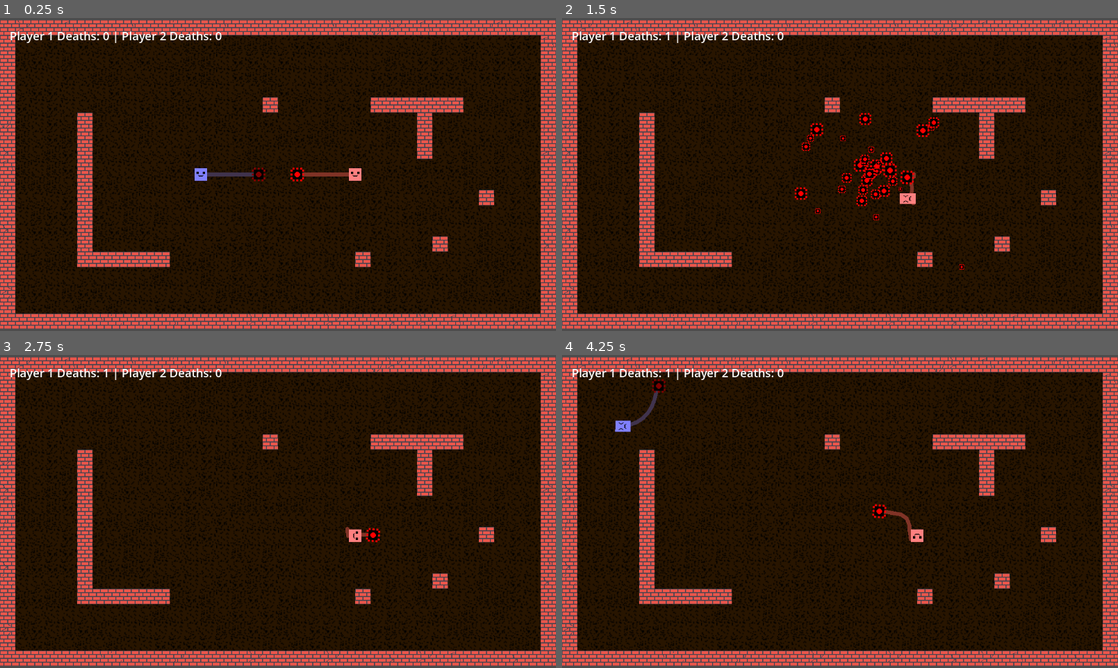
Above: before the commit, frames 1-4 (two rows, left to right).
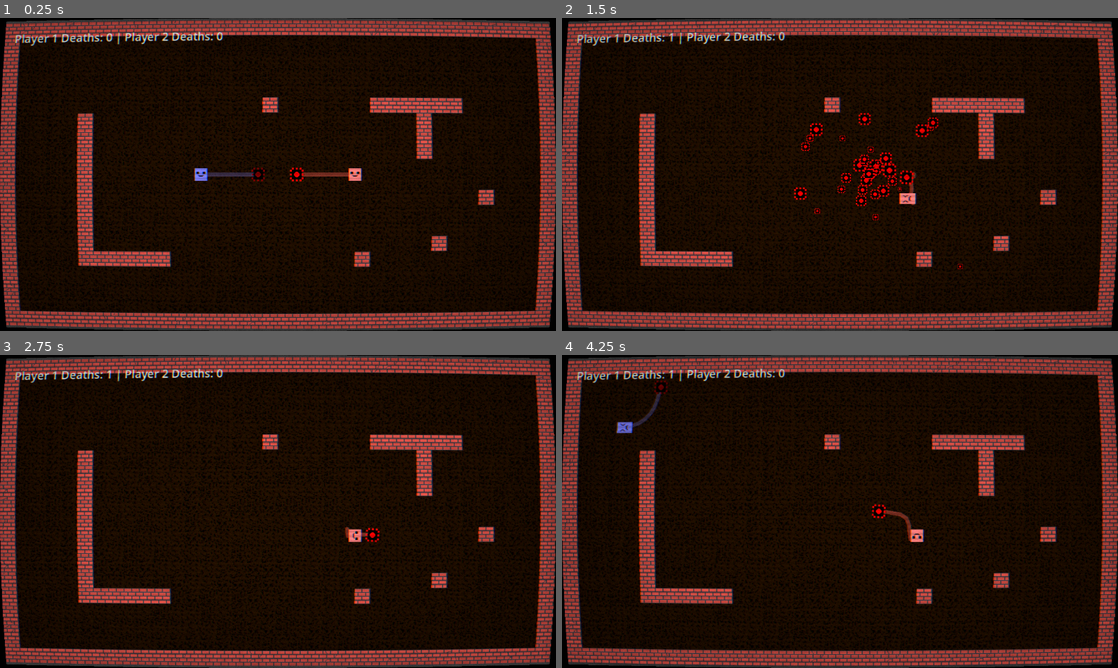
Above: after the commit, the same moments.

Repository: ThatOtherAndrew/DaydreamWales
Game: Godot game, scene res://scenes/BrickLevel.tscn
Two runs of this game, one before a commit and one after it. Both use one fixed random seed, a clock stepped at 60 frames per second and the inputs below.
Inputs:
- Up to frame 1 (0.25 s): no input
- Up to frame 2 (1.5 s): tap Enter at 0.5 s; hold D (move_right) 0.53-1.28 s; tap Down (p2_move_down) at 0.6 s; hold S (move_down) from 1.28 s (still down); tap Left (p2_move_left) at 1.35 s
- Up to frame 3 (2.75 s): release S (move_down) at 2.03 s; hold D (move_right) from 2.03 s (still down); tap Right (p2_move_right) at 2.1 s
- Up to frame 4 (4.25 s): release D (move_right) at 2.78 s; hold W (move_up) 2.78-3.53 s; tap Up (p2_move_up) at 2.85 s; hold A (move_left) from 3.53 s (still down); tap Down (p2_move_down) at 3.6 s

The runs differ from the first frame. In frame 1, 24% of the frame differs, in the area x 0-100%, y 0-100%; in frame 2, 25%; in frame 3, 24%; in frame 4, 25%.

Commit message:
add CRT effect

Diff:
--- a/scenes/BrickLevel.tscn
+++ b/scenes/BrickLevel.tscn
@@ -1,12 +1,35 @@
-[gd_scene load_steps=10 format=4 uid="uid://b1ocdrh0q4pff"]
+[gd_scene load_steps=13 format=4 uid="uid://b1ocdrh0q4pff"]
 
 [ext_resource type="PackedScene" uid="uid://b4j8y0x1k2m3n" path="res://scenes/Player.tscn" id="1_5u0me"]
+[ext_resource type="Shader" uid="uid://blkivxt5v7rnd" path="res://shaders/crt_monitor.gdshader" id="1_775by"]
 [ext_resource type="Script" uid="uid://cibyo4pseh1eb" path="res://scripts/Player2.gd" id="2_6c1f5"]
 [ext_resource type="TileSet" uid="uid://caq3sykwes14g" path="res://assets/BrickWallTileSet.tres" id="3_o1aly"]
 [ext_resource type="Script" uid="uid://dwhvhvavofqgh" path="res://scripts/GameManager.gd" id="4_game"]
 [ext_resource type="Texture2D" uid="uid://tm7emq0vd78u" path="res://assets/dirt.png" id="4_miqmb"]
 [ext_resource type="AudioStream" uid="uid://byxrw164nep28" path="res://audio/soundtrack.ogg" id="5_o1aly"]
 [ext_resource type="Script" uid="uid://dtvkr0p7v4gbo" path="res://scripts/SoundtrackPlayer.gd" id="6_sound"]
+[ext_resource type="Script" uid="uid://dokrr23wayrvv" path="res://scripts/CRTOverlay.gd" id="7_crt"]
+
+[sub_resource type="ShaderMaterial" id="ShaderMaterial_4cebe"]
+shader = ExtResource("1_775by")
+shader_parameter/curvature_x = 0.025
+shader_parameter/curvature_y = 0.025
+shader_parameter/scanline_intensity = 0.15
+shader_parameter/scanline_frequency = 400.0
+shader_parameter/scanline_speed = 2.0
+shader_parameter/vignette_intensity = 0.3
+shader_parameter/vignette_smoothness = 0.5
+shader_parameter/aberration_amount = 0.001
+shader_parameter/glow_intensity = 0.1
+shader_parameter/phosphor_color = Vector3(1, 1, 0.95)
+shader_parameter/noise_intensity = 0.05
+shader_parameter/flicker_intensity = 0.02
+shader_parameter/flicker_speed = 10.0
+shader_parameter/brightness = 1.0
+shader_parameter/contrast = 1.1
+shader_parameter/saturation = 0.95
+shader_parameter/pixel_grid_intensity = 0.1
+shader_parameter/pixel_grid_size = Vector2(640, 480)
 
 [sub_resource type="TileSetAtlasSource" id="TileSetAtlasSource_n4llp"]
 texture = ExtResource("4_miqmb")
@@ -19,6 +42,22 @@
 sources/0 = SubResource("TileSetAtlasSource_n4llp")
 
 [node name="BrickLevel" type="Node2D"]
+
+[node name="CRTLayer" type="CanvasLayer" parent="."]
+layer = 5
+
+[node name="CRTOverlay" type="ColorRect" parent="CRTLayer"]
+z_index = 50
+material = SubResource("ShaderMaterial_4cebe")
+anchors_preset = 15
+anchor_right = 1.0
+anchor_bottom = 1.0
+script = ExtResource("7_crt")
+curvature_x = 0.025
+curvature_y = 0.025
+scanline_intensity = 0.15
+scanline_speed = 2.0
+aberration_amount = 0.001
 
 [node name="GameManager" type="Node" parent="."]
 script = ExtResource("4_game")
--- /dev/null
+++ b/scenes/CRTOverlay.tscn
@@ -0,0 +1,11 @@
+[gd_scene load_steps=3 format=3 uid="uid://c5hp2xy8mf4r3"]
+
+[ext_resource type="Script" uid="uid://b7qvx3m2k8y5n" path="res://scripts/CRTOverlay.gd" id="1"]
+[ext_resource type="Shader" uid="uid://dm5qx7p2k3v8j" path="res://shaders/crt_monitor.gdshader" id="2"]
+
+[node name="CRTOverlay" type="ColorRect"]
+anchors_preset = 15
+anchor_right = 1.0
+anchor_bottom = 1.0
+color = Color(1, 1, 1, 1)
+script = ExtResource("1")
--- /dev/null
+++ b/scripts/CRTOverlay.gd
@@ -0,0 +1,109 @@
+@tool
+extends ColorRect
+
+@export_group("Screen Curvature")
+@export_range(0.0, 0.5) var curvature_x: float = 0.1
+@export_range(0.0, 0.5) var curvature_y: float = 0.1
+
+@export_group("Scanlines")
+@export_range(0.0, 1.0) var scanline_intensity: float = 0.4
+@export_range(100.0, 1000.0) var scanline_frequency: float = 400.0
+@export_range(0.0, 10.0) var scanline_speed: float = 1.0
+
+@export_group("Vignette")
+@export_range(0.0, 1.0) var vignette_intensity: float = 0.3
+@export_range(0.1, 2.0) var vignette_smoothness: float = 0.5
+
+@export_group("Chromatic Aberration")
+@export_range(0.0, 0.01) var aberration_amount: float = 0.003
+
+@export_group("Phosphor Glow")
+@export_range(0.0, 1.0) var glow_intensity: float = 0.1
+@export var phosphor_color: Color = Color(1.0, 1.0, 0.95)
+
+@export_group("Noise and Flicker")
+@export_range(0.0, 0.5) var noise_intensity: float = 0.05
+@export_range(0.0, 0.2) var flicker_intensity: float = 0.02
+@export_range(0.1, 20.0) var flicker_speed: float = 10.0
+
+@export_group("Screen Adjustments")
+@export_range(0.5, 1.5) var brightness: float = 1.0
+@export_range(0.5, 2.0) var contrast: float = 1.1
+@export_range(0.0, 2.0) var saturation: float = 0.95
+
+@export_group("Pixel Grid")
+@export_range(0.0, 1.0) var pixel_grid_intensity: float = 0.1
+@export var pixel_grid_size: Vector2 = Vector2(640, 480)
+
+@export_group("Master Controls")
+@export var crt_enabled: bool = true
+@export_range(0.0, 1.0) var crt_effect_strength: float = 1.0
+
+var crt_material: ShaderMaterial
+
+func _ready():
+    setup_crt_effect()
+    update_shader_params()
+
+func setup_crt_effect():
+    # Create and setup the CRT shader material
+    crt_material = ShaderMaterial.new()
+    crt_material.shader = load("res://shaders/crt_monitor.gdshader")
+
+    # Apply material to this ColorRect
+    material = crt_material
+
+    # Make sure it covers the entire screen
+    anchor_left = 0
+    anchor_top = 0
+    anchor_right = 1
+    anchor_bottom = 1
+
+    # Set proper color
+    color = Color.WHITE
+
+    # Ensure we're on top but below UI
+    z_index = 50
+
+func update_shader_params():
+    if not crt_material:
+        return
+
+    var strength = crt_effect_strength if crt_enabled else 0.0
+
+    # Apply all parameters with strength modifier
+    crt_material.set_shader_parameter("curvature_x", curvature_x * strength)
+    crt_material.set_shader_parameter("curvature_y", curvature_y * strength)
+    crt_material.set_shader_parameter("scanline_intensity", scanline_intensity * strength)
+    crt_material.set_shader_parameter("scanline_frequency", scanline_frequency)
+    crt_material.set_shader_parameter("scanline_speed", scanline_speed)
+    crt_material.set_shader_parameter("vignette_intensity", vignette_intensity * strength)
+    crt_material.set_shader_parameter("vignette_smoothness", vignette_smoothness)
+    crt_material.set_shader_parameter("aberration_amount", aberration_amount * strength)
+    crt_material.set_shader_parameter("glow_intensity", glow_intensity * strength)
+    crt_material.set_shader_parameter("phosphor_color", phosphor_color)
+    crt_material.set_shader_parameter("noise_intensity", noise_intensity * strength)
+    crt_material.set_shader_parameter("flicker_intensity", flicker_intensity * strength)
+    crt_material.set_shader_parameter("flicker_speed", flicker_speed)
+
+    # These affect overall look, so we handle them differently
+    var adjusted_brightness = lerp(1.0, brightness, strength)
+    var adjusted_contrast = lerp(1.0, contrast, strength)
+    var adjusted_saturation = lerp(1.0, saturation, strength)
+
+    crt_material.set_shader_parameter("brightness", adjusted_brightness)
+    crt_material.set_shader_parameter("contrast", adjusted_contrast)
+    crt_material.set_shader_parameter("saturation", adjusted_saturation)
+
+    crt_material.set_shader_parameter("pixel_grid_intensity", pixel_grid_intensity * strength)
+    crt_material.set_shader_parameter("pixel_grid_size", pixel_grid_size)
+
+# Update in editor
+func _validate_property(property):
+    if Engine.is_editor_hint():
+        update_shader_params()
+
+func _set(property, value):
+    if Engine.is_editor_hint():
+        call_deferred("update_shader_params")
+    return false
--- a/scripts/GameManager.gd
+++ b/scripts/GameManager.gd
@@ -5,11 +5,20 @@
 var death_label: Label
 var is_resetting = false
 var respawn_transition: ColorRect
+var crt_overlay: ColorRect
 
 signal player_died(player_num: int)
 signal level_reset()
 
 func _ready():
+    # Check if CRT overlay already exists in the scene
+    var existing_crt = get_tree().current_scene.get_node_or_null("CRTLayer/CRTOverlay")
+    if existing_crt:
+        crt_overlay = existing_crt
+    else:
+        # Create CRT effect overlay if it doesn't exist
+        create_crt_overlay()
+
     # Create UI overlay for death counter
     create_death_ui()
     # Create respawn transition overlay
@@ -24,6 +33,17 @@
     death_label.position = Vector2(20, 20)
     death_label.text = "Player 1 Deaths: 0 | Player 2 Deaths: 0"
     canvas_layer.add_child(death_label)
+
+func create_crt_overlay():
+    # Create a new canvas layer for the CRT effect
+    var crt_layer = CanvasLayer.new()
+    crt_layer.layer = 5  # Middle layer - above game but below UI
+    add_child(crt_layer)
+
+    # Create the CRT overlay node
+    crt_overlay = ColorRect.new()
+    crt_overlay.set_script(load("res://scripts/CRTOverlay.gd"))
+    crt_layer.add_child(crt_overlay)
 
 func create_respawn_transition():
     # Create a new canvas layer for the transition effect
--- /dev/null
+++ b/shaders/crt_monitor.gdshader
@@ -0,0 +1,120 @@
+shader_type canvas_item;
+
+// Screen curvature
+uniform float curvature_x : hint_range(0.0, 0.5) = 0.1;
+uniform float curvature_y : hint_range(0.0, 0.5) = 0.1;
+
+// Scanlines
+uniform float scanline_intensity : hint_range(0.0, 1.0) = 0.4;
+uniform float scanline_frequency : hint_range(100.0, 1000.0) = 400.0;
+uniform float scanline_speed : hint_range(0.0, 10.0) = 1.0;
+
+// Vignette
+uniform float vignette_intensity : hint_range(0.0, 1.0) = 0.3;
+uniform float vignette_smoothness : hint_range(0.1, 2.0) = 0.5;
+
+// Chromatic aberration
+uniform float aberration_amount : hint_range(0.0, 0.01) = 0.003;
+
+// Phosphor glow
+uniform float glow_intensity : hint_range(0.0, 1.0) = 0.1;
+uniform vec3 phosphor_color = vec3(1.0, 1.0, 0.95);
+
+// Noise and flicker
+uniform float noise_intensity : hint_range(0.0, 0.5) = 0.05;
+uniform float flicker_intensity : hint_range(0.0, 0.2) = 0.02;
+uniform float flicker_speed : hint_range(0.1, 20.0) = 10.0;
+
+// Screen brightness and contrast
+uniform float brightness : hint_range(0.5, 1.5) = 1.0;
+uniform float contrast : hint_range(0.5, 2.0) = 1.1;
+uniform float saturation : hint_range(0.0, 2.0) = 0.95;
+
+// Pixel grid
+uniform float pixel_grid_intensity : hint_range(0.0, 1.0) = 0.1;
+uniform vec2 pixel_grid_size = vec2(640.0, 480.0);
+
+// Screen texture
+uniform sampler2D screen_texture : hint_screen_texture, filter_linear_mipmap;
+
+// Helper functions
+float random(vec2 st) {
+    return fract(sin(dot(st.xy, vec2(12.9898, 78.233))) * 43758.5453123);
+}
+
+vec2 curve_uv(vec2 uv, float curve_x, float curve_y) {
+    // Apply barrel distortion (bulges outward) for CRT curvature
+    vec2 centered = uv * 2.0 - 1.0;
+    vec2 offset = centered.xy * vec2(1.0 + centered.y * centered.y * curve_x,
+                                     1.0 + centered.x * centered.x * curve_y);
+    return offset * 0.5 + 0.5;
+}
+
+vec3 adjust_saturation(vec3 color, float sat) {
+    float gray = dot(color, vec3(0.299, 0.587, 0.114));
+    return mix(vec3(gray), color, sat);
+}
+
+void fragment() {
+    vec2 uv = SCREEN_UV;
+
+    // Apply CRT curvature
+    vec2 curved_uv = curve_uv(uv, curvature_x, curvature_y);
+
+    // Check if we're outside the curved bounds
+    if (curved_uv.x < 0.0 || curved_uv.x > 1.0 || curved_uv.y < 0.0 || curved_uv.y > 1.0) {
+        COLOR = vec4(0.0, 0.0, 0.0, 1.0);
+    } else {
+
+    // Apply chromatic aberration
+    vec3 color;
+    color.r = texture(screen_texture, curved_uv + vec2(aberration_amount, 0.0)).r;
+    color.g = texture(screen_texture, curved_uv).g;
+    color.b = texture(screen_texture, curved_uv - vec2(aberration_amount, 0.0)).b;
+
+    // Apply phosphor glow
+    color = mix(color, color * phosphor_color, glow_intensity);
+
+    // Scanlines
+    float scanline = sin(curved_uv.y * scanline_frequency + TIME * scanline_speed) * 0.5 + 0.5;
+    scanline = mix(1.0, scanline, scanline_intensity);
+    color *= scanline;
+
+    // Horizontal scanlines (less pronounced)
+    float h_scanline = sin(curved_uv.x * scanline_frequency * 0.5) * 0.5 + 0.5;
+    h_scanline = mix(1.0, h_scanline, scanline_intensity * 0.3);
+    color *= h_scanline;
+
+    // Pixel grid effect
+    vec2 pixel_coord = curved_uv * pixel_grid_size;
+    vec2 pixel = fract(pixel_coord);
+    float grid = (1.0 - step(0.98, pixel.x)) * (1.0 - step(0.98, pixel.y));
+    color = mix(color * 0.9, color, mix(1.0, grid, pixel_grid_intensity));
+
+    // Vignette
+    vec2 vignette_coords = uv * (1.0 - uv);
+    float vignette = pow(vignette_coords.x * vignette_coords.y * 15.0, vignette_smoothness);
+    vignette = mix(1.0 - vignette_intensity, 1.0, vignette);
+    color *= vignette;
+
+    // Flicker
+    float flicker = 1.0 + sin(TIME * flicker_speed) * flicker_intensity;
+    color *= flicker;
+
+    // Noise
+    float noise = random(curved_uv + vec2(TIME * 0.1, TIME * 0.2));
+    color += vec3(noise) * noise_intensity;
+
+    // Brightness and contrast adjustment
+    color = (color - 0.5) * contrast + 0.5;
+    color *= brightness;
+
+    // Saturation adjustment
+    color = adjust_saturation(color, saturation);
+
+    // Clamp values
+    color = clamp(color, 0.0, 1.0);
+
+    COLOR = vec4(color, 1.0);
+    }
+}
Not shown, added: scripts/CRTOverlay.gd.uid
Not shown, added: shaders/crt_monitor.gdshader.uid
